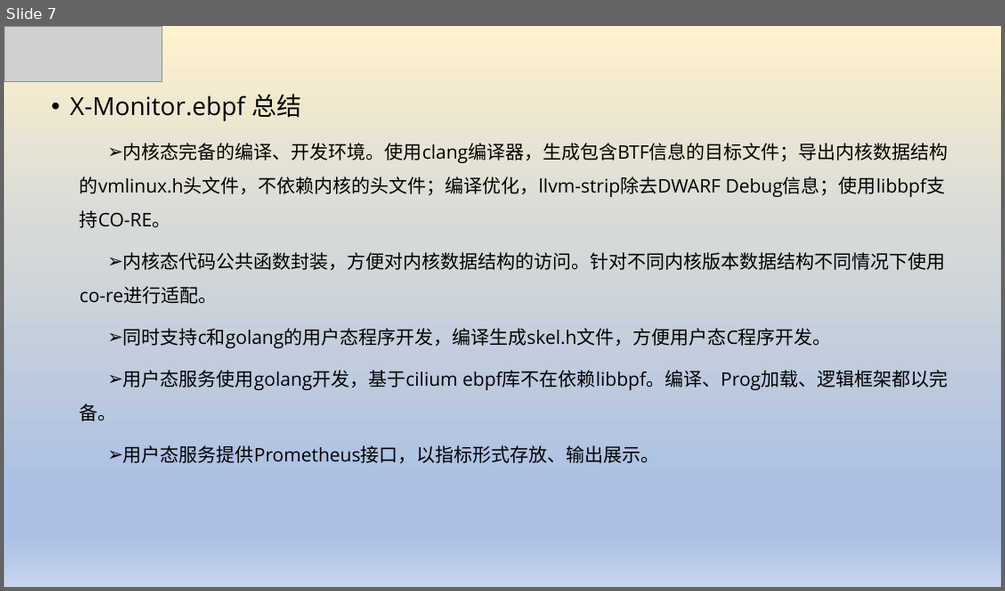
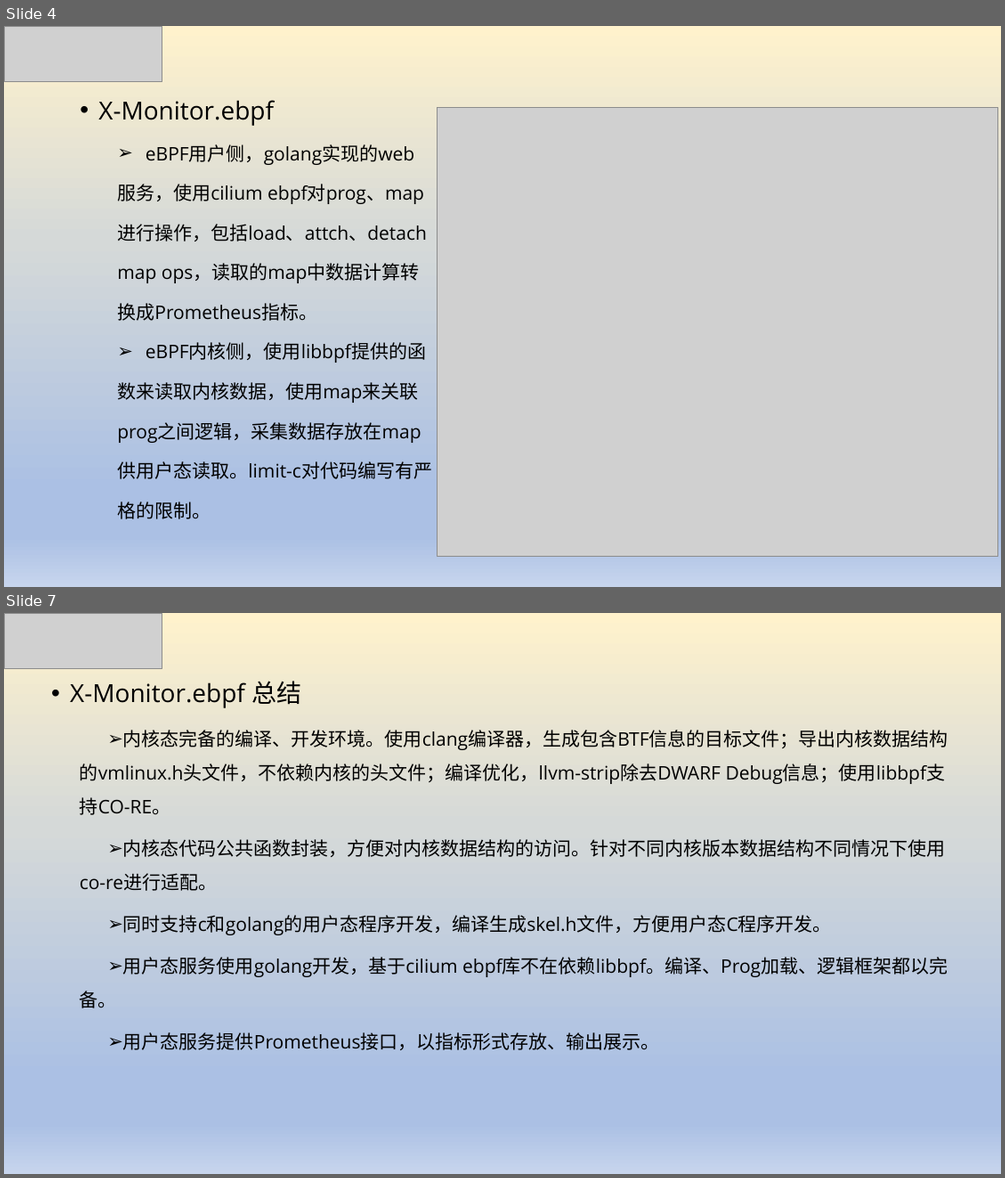
Before and after one commit to luxingwen/x-monitor, a slide deck: doc/基于eBPF可观测性实践.pptx. Shown one above the other, each under a label of ours: slide 7 before the commit, slides 4 and 7 after it; the slides between them are not shown. The pictures are 1005x591 and 1005x1178 pixels, drawn with LibreOffice and Linux fonts; fonts in the diff are those of the drawing; grey boxes stand for pictures. Boxes give left, top, right and bottom in pixels: in the first picture for what was removed or moved away, otherwise in the second. Text is boxed around its words. In the diff, an @@ line names an element or a change of style, - is before the commit and + after.

```diff
--- a/doc/基于eBPF可观测性实践.pptx
+++ b/doc/基于eBPF可观测性实践.pptx
@@ slide 4 added at <box>4,26,1001,587</box>, background gradient #FFF2CC to #D5D9D8 to #ABC0E4 to #C7D5ED @@
@@ picture added at <box>4,26,162,81</box> @@
@@ text added at <box>98,100,432,519</box>, 18 pt, text #000000 @@
+  • X-Monitor.ebpf
+    ➢ eBPF用户侧，golang实现的web
+    服务，使用cilium ebpf对prog、map
+    进行操作，包括load、attch、detach
+    map ops，读取的map中数据计算转
+    换成Prometheus指标。
+    ➢ eBPF内核侧，使用libbpf提供的函
+    数来读取内核数据，使用map来关联
+    prog之间逻辑，采集数据存放在map
+    供用户态读取。limit-c对代码编写有严
+    格的限制。
@@ picture added at <box>437,108,998,556</box> @@
```
Also in this commit, not shown: 3 slides changed, 1 other slide added, 1 slide removed.
